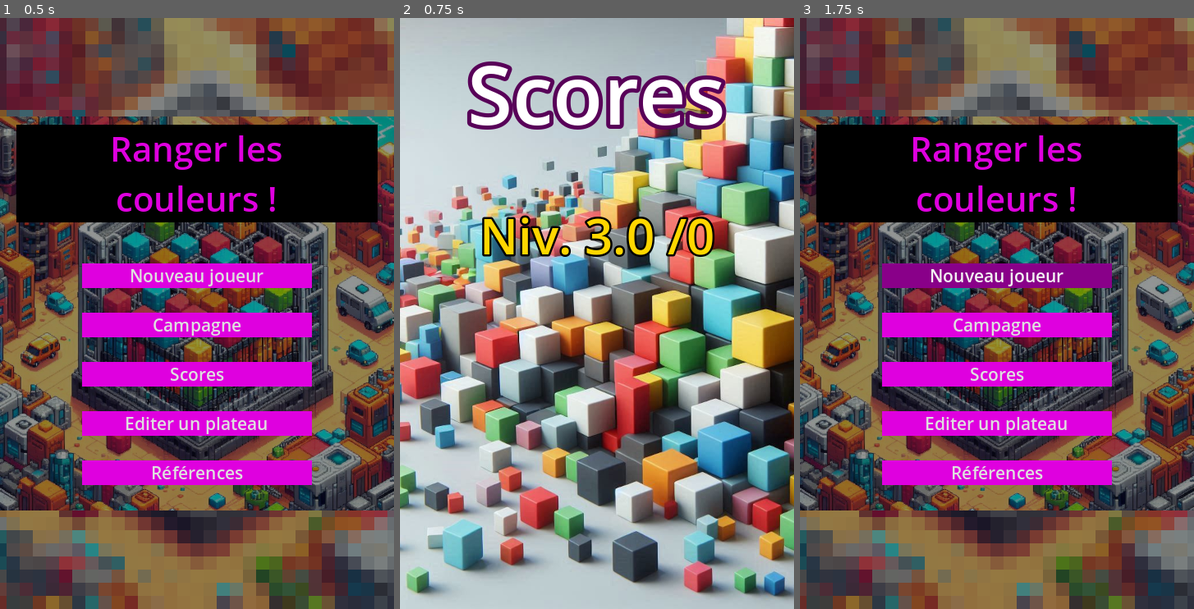
Above: before the commit, frames 1-3 (left to right).
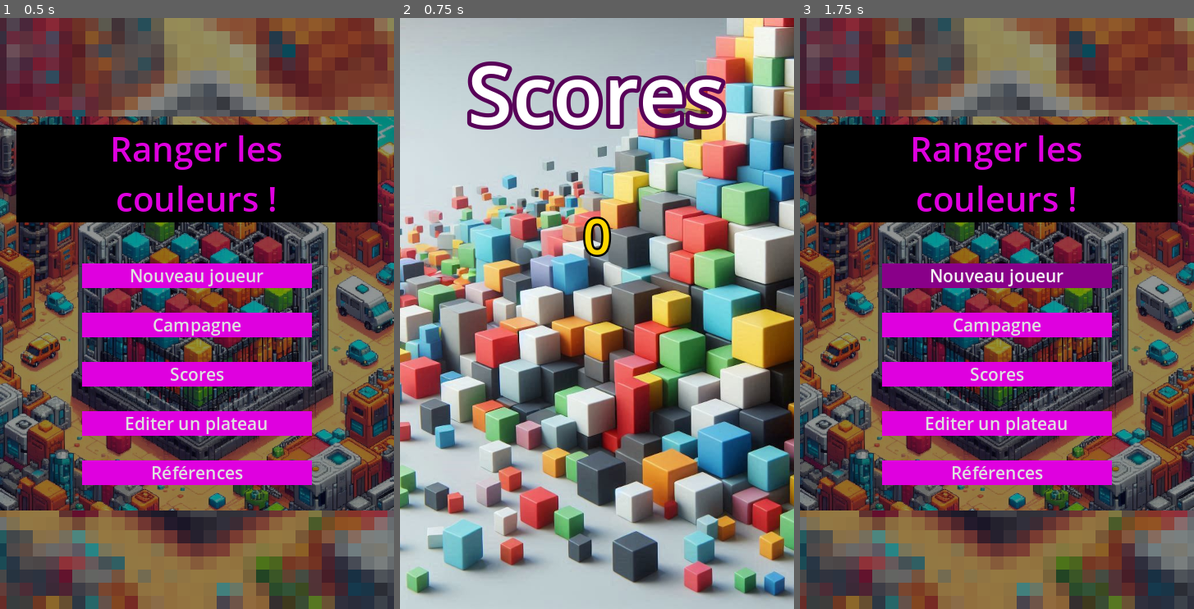
Above: after the commit, the same moments.

Repository: leguims/godot-color-sort-for-anna
Game: Godot game, scene res://Scenes/MenuPrincipal/menu_principal.tscn
The game is run twice, just before and just after one commit, with the same random seed, the same clock (stepped at 60 frames per second) and the same inputs.
Inputs (mouse positions are in pixels of both pictures, inside the frame that each line leads up to):
- Up to frame 1 (0.5 s): no input
- Up to frame 2 (0.75 s): click "Scores" at 0.5 s
- Up to frame 3 (1.75 s): tap Enter at 1.25 s; move the mouse to (1083, 283) at 1.27 s; click (1083, 283) at 1.42 s

Frame 1 is identical in both runs. In frame 2, 2.1% of the frame differs, in the area x 20-80%, y 33-41%; in frame 3, nothing differs.

Commit message:
Le score est un nombre.

Diff:
--- a/Scenes/Scores/scores.gd
+++ b/Scenes/Scores/scores.gd
@@ -13,15 +13,23 @@
 func _ready() -> void:
 	# Remplir chaque score dans la liste des scores
 	var liste_score_bbcode : String
-	var top_5 = GestionScore.lire_top_5()
+
+	var score = GestionScore.score()
 	liste_score_bbcode += liste_scores.get('entete')
-	for score in GestionScore.lire_top_5():
-		var classement = score.get('classement')
-		var niveau = score.get('niveau')
-		var plateau = score.get('plateau')
-		var nombre_de_partie = score.get('nombre_de_partie')
-		var texte_bbcode = liste_scores.get(classement)
-		texte_bbcode = texte_bbcode.replace('score', "Niv. "+ str(niveau) + "." + str(plateau) + " /"+ str(nombre_de_partie))
-		liste_score_bbcode += texte_bbcode
+	var texte_bbcode = liste_scores.get(1)
+	texte_bbcode = texte_bbcode.replace('score', str(score))
+	liste_score_bbcode += texte_bbcode
 	liste_score_bbcode += liste_scores.get('pied_de_page')
 	$ListeScores.bbcode_text = liste_score_bbcode
+	#var top_5 = GestionScore.lire_top_5()
+	#liste_score_bbcode += liste_scores.get('entete')
+	#for score in GestionScore.lire_top_5():
+	#	var classement = score.get('classement')
+	#	var niveau = score.get('niveau')
+	#	var plateau = score.get('plateau')
+	#	var nombre_de_partie = score.get('nombre_de_partie')
+	#	var texte_bbcode = liste_scores.get(classement)
+	#	texte_bbcode = texte_bbcode.replace('score', "Niv. "+ str(niveau) + "." + str(plateau) + " /"+ str(nombre_de_partie))
+	#	liste_score_bbcode += texte_bbcode
+	#liste_score_bbcode += liste_scores.get('pied_de_page')
+	#$ListeScores.bbcode_text = liste_score_bbcode
--- a/Scenes/gestion_score.gd
+++ b/Scenes/gestion_score.gd
@@ -156,17 +156,14 @@
 	_write_json_file("user://sauvegarde.json", sauvegarde_joueur)
 	print("enregistrer_sauvegarde_joueur")
 
-func lire_top_5() -> Array:
-	"""Cette méthode retourne le TOP dans un dictionnaire avec les cles
-	- classement = varie de 1 à 5
-	- niveau
-	- plateau
-	- nombre_de_partie"""
-	var top_5 : Array
+func score() -> int:
+	"""Cette méthode retourne le score du joueur"""
+	var score : int = 0
 	for niveau in range(100, 0, -1):
 		if str(niveau) in  plateau_actuel:
 			var plateau = plateau_actuel.get(str(niveau))
-			top_5.append({'classement': len(top_5)+1, 'niveau': niveau, 'plateau': plateau, 'nombre_de_partie': nombre_de_partie})
-		if len(top_5) == 5:
-			break
-	return top_5
+			score += 1000 * niveau * plateau
+	if nombre_de_partie:
+		return int(score / nombre_de_partie)
+	else:
+		return 0
Not shown, changed: Readme.md
